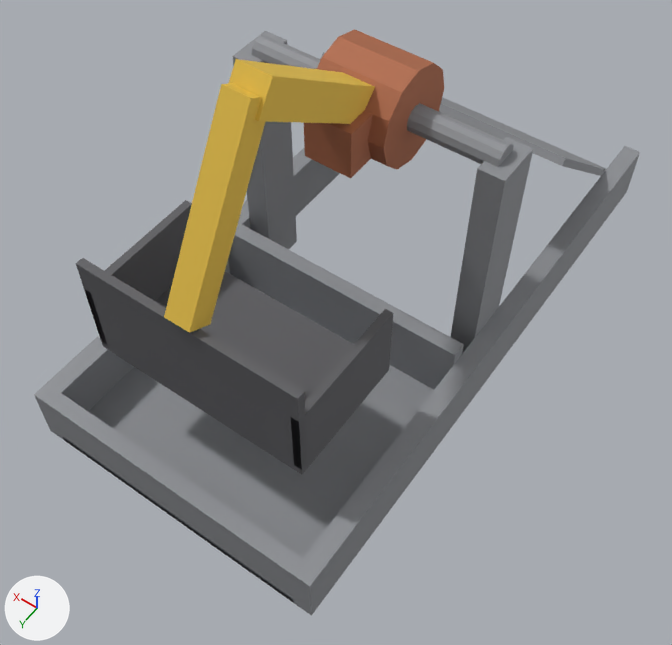
The glTF model game/assets/models/machines/logistics/scooper_arm_long.glb: old version first, new version second.
The view is the same before and after, from a 50 mm camera at (-1.19, 5.43, 4.94) aimed at (0.75, 2.72, 0.67). The axes (+X, +Y, +Z) are drawn at lower left. The lights are the same throughout. The picture after the commit comes second. Vertices at exactly the same position are counted once.

Objects in the first picture: 'Arm', 'Frame'.
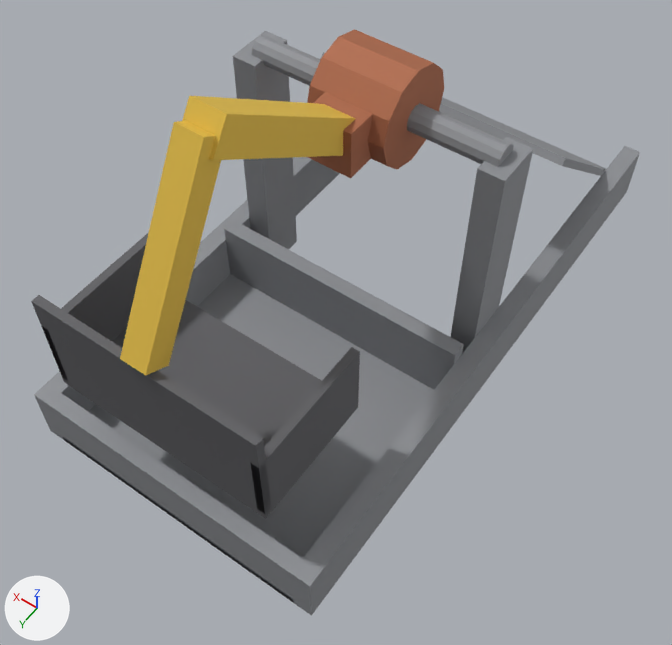
Commit message: scooper v2 - the even less good edition

Boxes [x1, y1, x2, y2] around the edits, measured in the pictures (672 x 645 px; the box of a moved part takes in the faces that stretch with it):
'Arm', reshaped (12% wider, 10% taller): before [76, 29, 444, 474]; after [31, 29, 444, 519]
part 1 of me_arm, moved or reshaped: before [228, 59, 375, 124]; after [182, 96, 355, 160]
part 2 of me_arm, moved or reshaped: before [164, 83, 265, 333]; after [120, 121, 221, 375]
part 3 of me_arm, moved or reshaped: before [76, 258, 389, 474]; after [31, 295, 358, 519]
part 4 of me_arm, moved or reshaped: before [291, 309, 393, 470]; after [250, 347, 360, 514]
part 5 of me_arm, moved or reshaped: before [84, 200, 192, 344]; after [42, 232, 149, 381]

Patch to the scene script:
```diff
--- a/game/assets/models/machines/logistics/scooper_arm_long.glb.py
+++ b/game/assets/models/machines/logistics/scooper_arm_long.glb.py
@@ me_arm @@
 # used by ob_arm; location = (0.0, 0.0, 0.0)
-me_arm.from_pydata(...)  # 78 vertices, 128 faces; spans x 0.3..1.7, y 1.7..3.67, z 0.72..2.5
+me_arm.from_pydata(...)  # 78 vertices, 128 faces; spans x 0.3..1.7, y 1.7..3.97, z 0.72..2.5
+# me_arm part 1: the loose piece of 8 vertices spanning x 0.9..1.1, y 1.94..3.08, z 1.62..2.5 is moved by (0.0, 0.3, 0.0)
+# me_arm part 2: the loose piece of 8 vertices spanning x 0.92..1.08, y 2.95..3.67, z 1.38..2.46 is moved by (0.0, 0.3, 0.0)
+# me_arm part 3: the loose piece of 14 vertices spanning x 0.3..1.7, y 2.85..3.65, z 0.72..1.42 is moved by (0.0, 0.3, 0.0)
+# me_arm part 4: the loose piece of 8 vertices spanning x 0.3..0.35, y 2.85..3.65, z 0.77..1.23 is moved by (0.0, 0.3, 0.0)
+# me_arm part 5: the loose piece of 8 vertices spanning x 1.65..1.7, y 2.85..3.65, z 0.77..1.23 is moved by (0.0, 0.3, 0.0)
 me_arm.materials.append(mat_m_hub)
```
